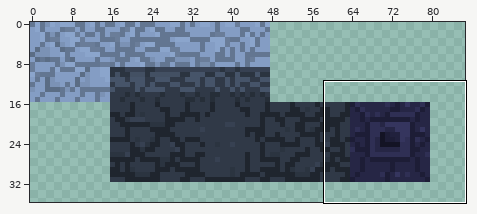
A pixel-art file gets an edit: art/tiles.aseprite. The first picture is a wide view before the edit; the outline marks the close-up.
Close-up. First the earlier version:
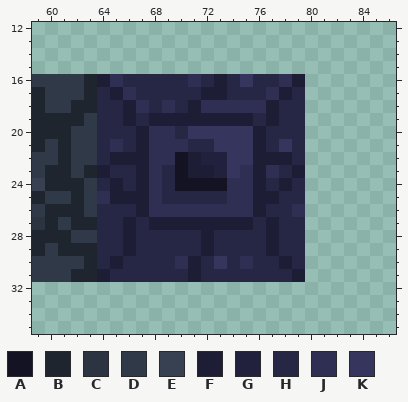
512x512 pixels, 1 frame. Colours within 5 levels of each other are drawn and written as one. Shown: x 59..86, y 12..35. The wide view leaves out empty margins.
Palette (. is transparent): A #131324  B #1f252e  C #2b3440  D #303947  E #374152  F #1d1d36  G #21213d  H #262645  J #2f2f54  K #35355e
The result:
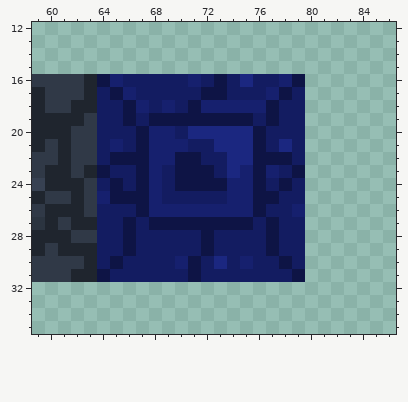
Change:
Colour F changes from #1d1d36 to #0e1445.
Colour H changes from #262645 to #131c61.
Colour J changes from #2f2f54 to #16206e.
Colour K changes from #35355e to #1b2780.
The author changed colour A to colour F in rows 22 to 23 at x 70; in row 24 at x 70 to 73.
The author changed colour G to colour H in row 22 at x 72 to 73; in row 23 at x 73.
